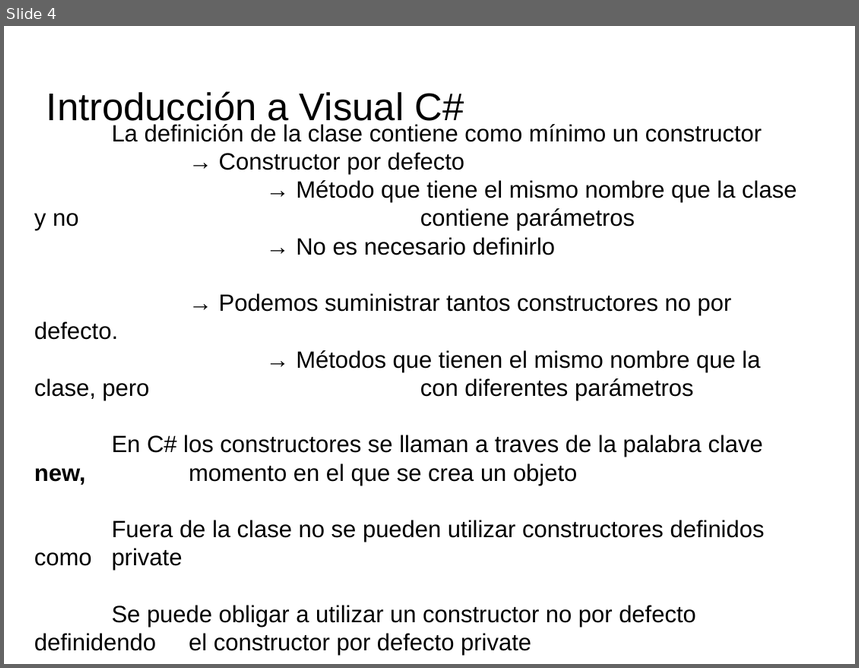
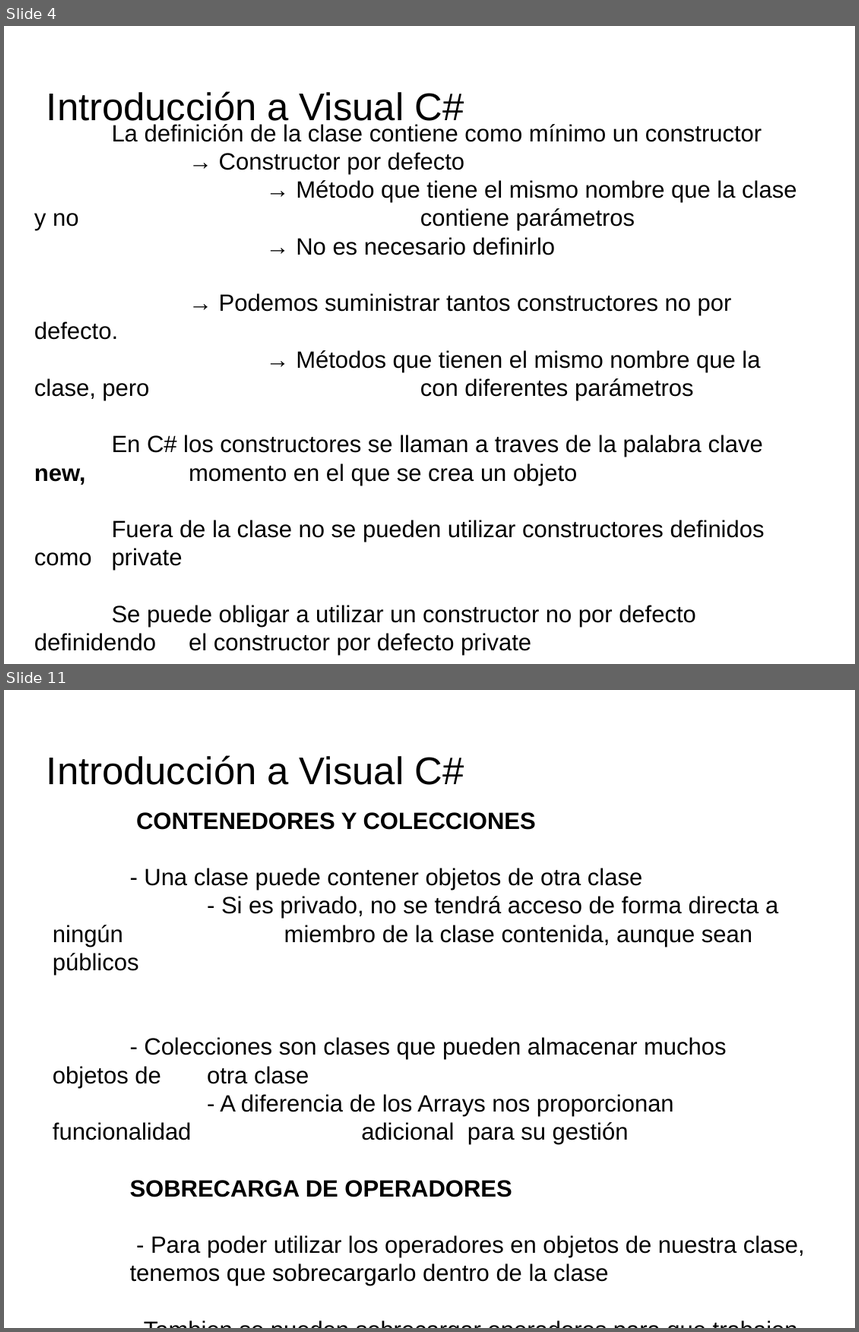
Before and after one commit to videojuegos-abastos/PMV, a slide deck: te/Tema4 (Chema)/t4.1.- Conceptos de POO.odp. Shown one above the other, each under a label of ours: slide 4 before the commit, slides 4 and 11 after it; the slides between them are not shown. The pictures are 859x668 and 859x1332 pixels, drawn with LibreOffice and Linux fonts; fonts in the diff are those of the drawing; background and template pictures are left out. Boxes give left, top, right and bottom in pixels: in the first picture for what was removed or moved away, otherwise in the second. Text is boxed around its words. In the diff, an @@ line names an element or a change of style, - is before the commit and + after.

```diff
--- a/te/Tema4 (Chema)/t4.1.- Conceptos de POO.odp
+++ b/te/Tema4 (Chema)/t4.1.- Conceptos de POO.odp
@@ slide 11 added at bbox=[4, 690, 855, 1328], background picture (left out) @@
@@ title added at bbox=[47, 755, 464, 785], 36 pt, text #000000 @@
+Introducción a Visual C#
@@ text added at bbox=[53, 812, 805, 1287], 22 pt, text #000000 @@
+CONTENEDORES Y COLECCIONES
+- Una clase puede contener objetos de otra clase
+- Si es privado, no se tendrá acceso de forma directa a ningún miembro de la clase contenida, aunque sean públicos
+- Colecciones son clases que pueden almacenar muchos objetos de otra clase
+- A diferencia de los Arrays nos proporcionan funcionalidad adicional para su gestión
+SOBRECARGA DE OPERADORES
+- Para poder utilizar los operadores en objetos de nuestra clase, tenemos que sobrecargarlo dentro de la clase
+- Tambien se pueden sobrecargar operadores para que trabajen con dos clases distintas
```
Also in this commit, not shown: 6 slides changed, 4 other slides added, 1 other file.
